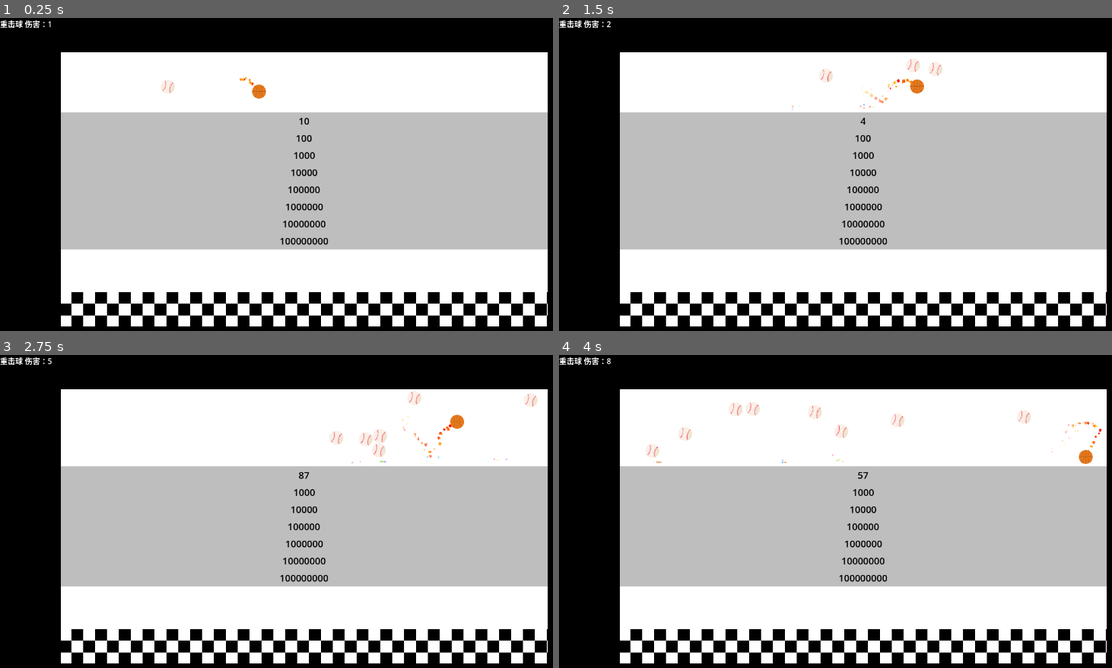
Above: before the commit, frames 1-4 (two rows, left to right).
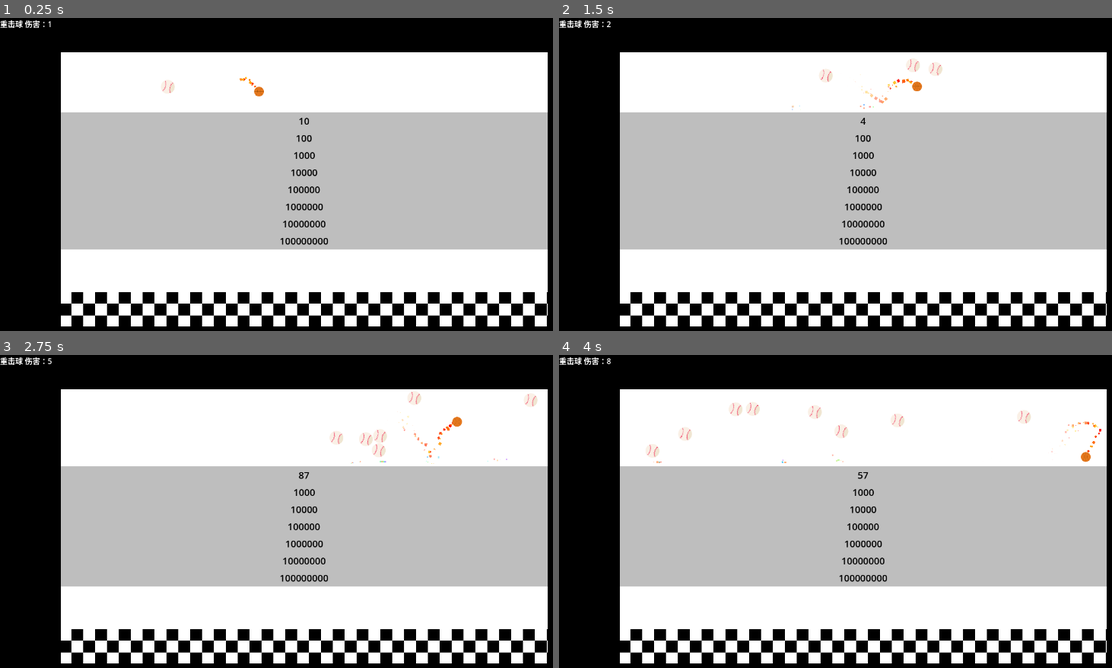
Above: after the commit, the same moments.

Repository: Rundll86/fallingballs
Game: Godot game, scene res://components/World.tscn
The game is run twice, just before and just after one commit, with the same random seed, the same clock (stepped at 60 frames per second) and the same inputs. The engine's default icon, where the game draws it, is replaced by a stand-in: a white triangle on a blue panel in a dark square.
Inputs:
- Up to frame 1 (0.25 s): no input
- Up to frame 2 (1.5 s): no input
- Up to frame 3 (2.75 s): no input
- Up to frame 4 (4 s): no input

The runs differ from the first frame. In frame 1, less than 0.1% of the frame differs, in the area x 29-49%, y 20-26%; in frame 2, less than 0.1%; in frame 3, less than 0.1%; in frame 4, less than 0.1%, in the area x 17-97%, y 16-35%.

Commit message:
refactor(BallBase): 移除重复的texture.scale设置
清理了_BallBase.gd中重复的texture.scale赋值语句，保留更合理的缩放逻辑

Diff:
--- a/scripts/Statemachines/BallBase.gd
+++ b/scripts/Statemachines/BallBase.gd
@@ -27,8 +27,6 @@
 func _process(_delta):
 	hitbox.shape.radius = radius
 	mask.radius = radius
-	texture.scale = Vector2.ONE
-	texture.scale = (Vector2.ONE * 2 * radius) / texture.get_rect().size
 	if not byClone:
 		var parent = get_parent()
 		if parent is PlaygroundBase:
